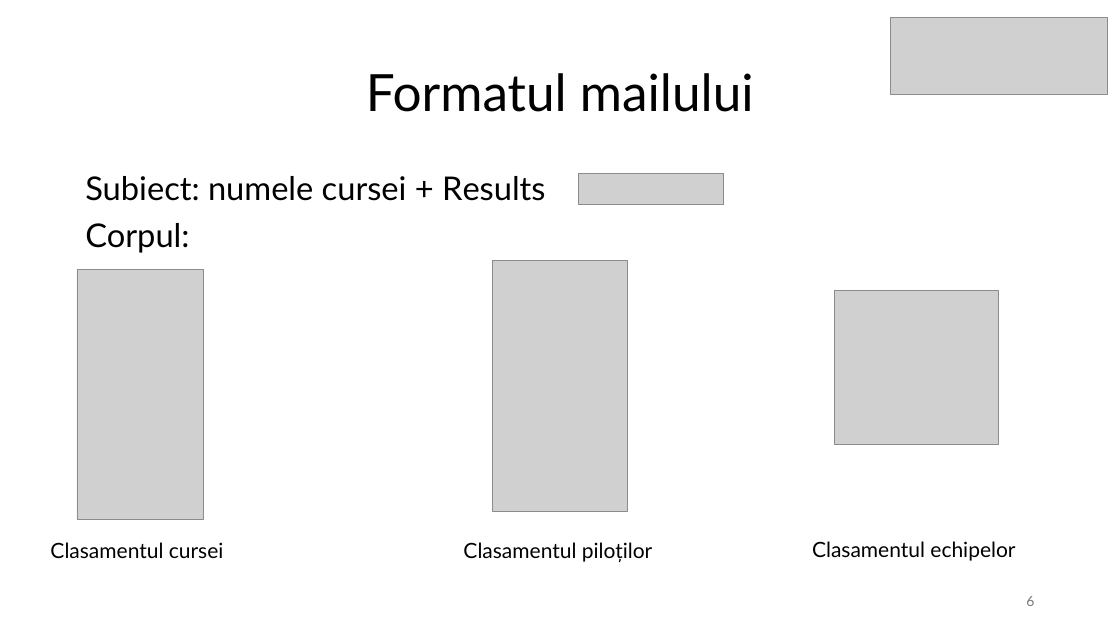
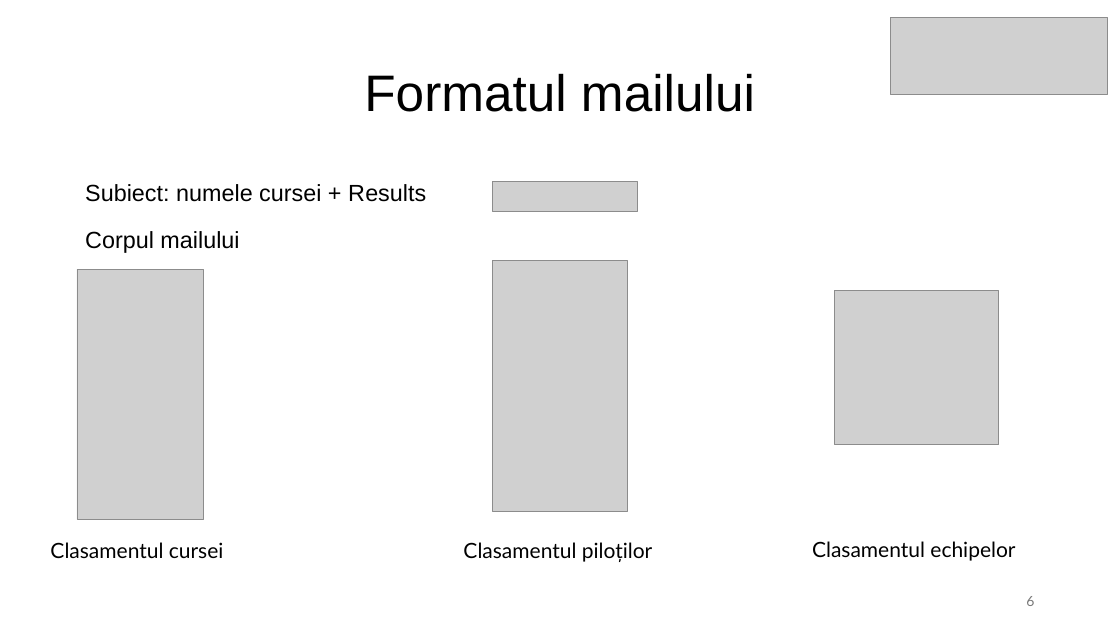
Before and after one commit to Patey0911/Licenta, a slide deck: slide 6 of Mihaly_Bogdan-Matei.pptx. Drawn at 1120x630 pixels with LibreOffice and Linux fonts; fonts in the diff are those of the drawing; grey boxes stand for pictures. Boxes give left, top, right and bottom in pixels: in the first picture for what was removed or moved away, otherwise in the second. Text is boxed around its words. In the diff, an @@ line names an element or a change of style, - is before the commit and + after.

```diff
--- a/Mihaly_Bogdan-Matei.pptx
+++ b/Mihaly_Bogdan-Matei.pptx
@@ title "Formatul mailului" at (364,73,755,112): font Lato to Arial @@
@@ text "Subiect: numele cursei + Results" at (85,184,426,202): size 28 to 20 pt, font Lato to Arial; line spacing 0.9 to 1; less space between paragraphs @@
@@ picture: place and size @@
-picture at (579,174,723,204)
+picture at (493,181,638,212)
@@ text at (85,223,189,253): paragraph removed @@
-Corpul:
@@ text added at (85,231,239,253), 20 pt, text #000000 @@
+Corpul mailului
```
Also in this commit, not shown: 7 other slides changed, 1 slide added, 4 other files.
